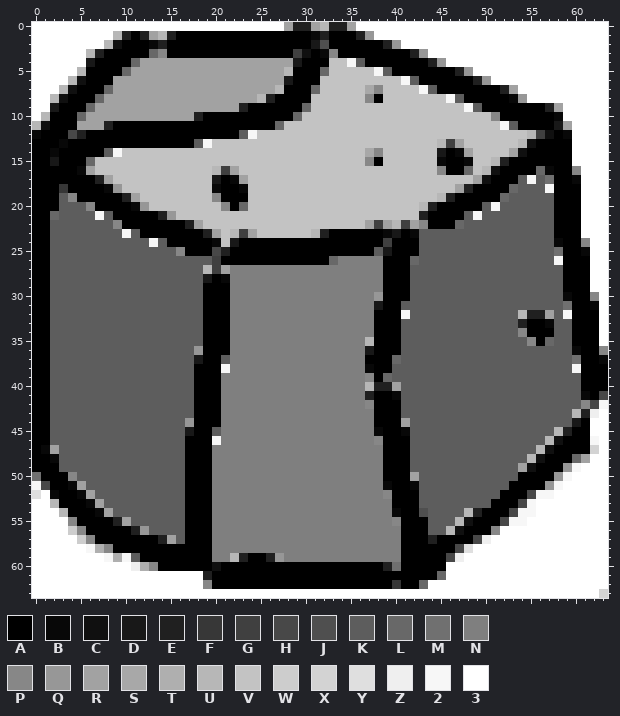
File history of a pixel-art sprite, main/graphics/test/tile.png. That is the earlier state.
The file is 64x64 pixels. Colours within 5 levels of each other are drawn and written as one.
Palette (. is transparent): A #000000  B #080808  C #101010  D #181818  E #202020  F #373737  G #404040  H #484848  J #4f4f4f  K #5d5d5d  L #686868  M #707070  N #7f7f7f  P #878787  Q #979797  R #a2a2a2  S #a8a8a8  T #afafaf  U #b7b7b7  V #c3c3c3  W #cdcdcd  X #d3d3d3  Y #dfdfdf  Z #efefef  2 #f7f7f7  3 #ffffff
Now the later version:
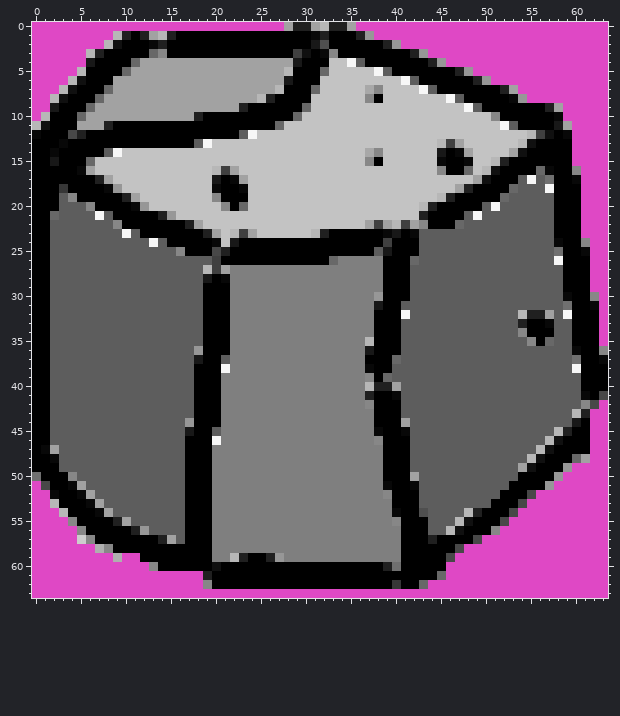
Difference:
colour 3: #ffffff -> #df48c5
y 42: x 63 2 -> 3
y 43: x 62 Z -> 3
y 46: x 62 2 -> 3
y 47: x 62 X -> 3
y 49: x 60 2 -> 3
y 50: x 59 2 -> 3
y 51: x 0 2 -> 3; x 58 2 -> 3
y 52: x 0 Y -> 3; x 56..57 22 -> 33
y 53: x 55 2 -> 3
y 54: x 54..55 22 -> 33
y 55: x 53..54 22 -> 33
y 56: x 4 W -> 3
y 57: x 50 Z -> 3
y 58: x 6 2 -> 3; x 48 Y -> 3
y 59: x 8 2 -> 3; x 10..11 2K -> 33; x 47 Z -> 3
y 60: x 11..12 ZT -> 33
y 63: x 63 X -> 3
Pixel boxes of the changes (left, top, right, bottom) in both pictures:
changed: (32, 22, 284, 121)
changed: (356, 22, 608, 346)
changed: (32, 400, 608, 598)
